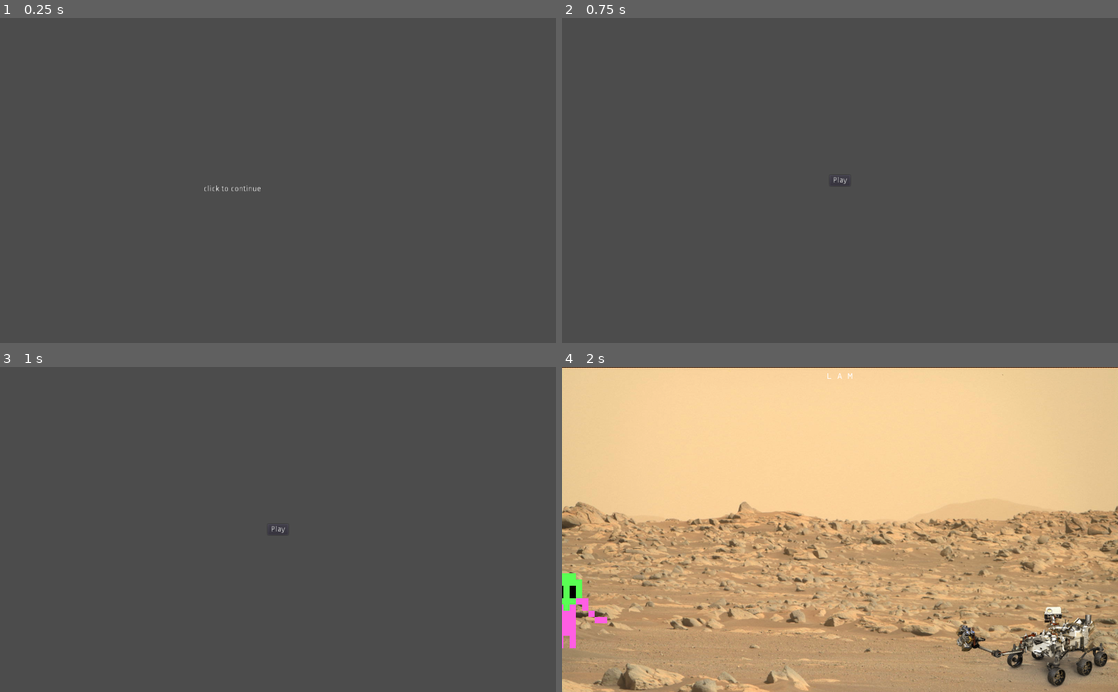
Above: before the commit, frames 1-4 (two rows, left to right).
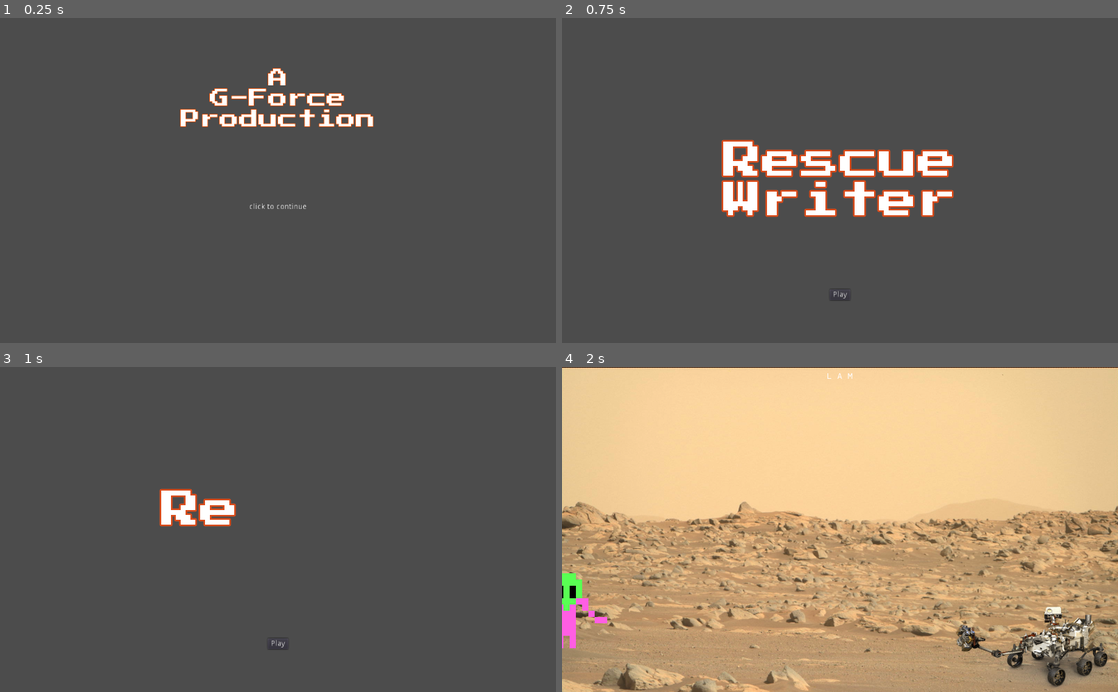
Above: after the commit, the same moments.

Repository: the-g-force/FamJam-February2021
Game: Godot game, scene res://src/SplashScreen.tscn
Two runs of this game, one before a commit and one after it. Both use one fixed random seed, a clock stepped at 60 frames per second and the inputs below.
Inputs (mouse positions are in pixels of both pictures, inside the frame that each line leads up to):
- Up to frame 1 (0.25 s): no input
- Up to frame 2 (0.75 s): tap Enter at 0.5 s; move the mouse to (962, 164) at 0.52 s; click (962, 164) at 0.67 s
- Up to frame 3 (1 s): no input
- Up to frame 4 (2 s): click "Play" at 1.25 s

The runs differ from the first frame. In frame 1, 2.0% of the frame differs, in the area x 32-68%, y 15-59%; in frame 2, 5.8%, in the area x 28-71%, y 37-87%; in frame 3, 1.3%; in frame 4, nothing differs.

Commit message:
Add animation to main menu and update splash screen and readme

Diff:
--- a/project/src/MainMenu.tscn
+++ b/project/src/MainMenu.tscn
@@ -1,15 +1,46 @@
 [gd_scene load_steps=5 format=2]
 
 [ext_resource path="res://src/MainMenu.gd" type="Script" id=1]
-[ext_resource path="res://assets/fonts/PressStart2P-Regular.ttf" type="DynamicFontData" id=2]
+[ext_resource path="res://src/title-text.tres" type="DynamicFont" id=2]
+[ext_resource path="res://assets/music/TypingSegement.wav" type="AudioStream" id=3]
 
 [sub_resource type="Animation" id=1]
 resource_name = "title"
-
-[sub_resource type="DynamicFont" id=2]
-size = 72
-outline_size = 3
-font_data = ExtResource( 2 )
+length = 1.5
+tracks/0/type = "value"
+tracks/0/path = NodePath("Control/Label:percent_visible")
+tracks/0/interp = 1
+tracks/0/loop_wrap = true
+tracks/0/imported = false
+tracks/0/enabled = true
+tracks/0/keys = {
+"times": PoolRealArray( 0.1, 1.1 ),
+"transitions": PoolRealArray( 1, 1 ),
+"update": 0,
+"values": [ 0.0, 1.0 ]
+}
+tracks/1/type = "audio"
+tracks/1/path = NodePath("AudioStreamPlayer")
+tracks/1/interp = 1
+tracks/1/loop_wrap = true
+tracks/1/imported = false
+tracks/1/enabled = true
+tracks/1/keys = {
+"clips": [  ],
+"times": PoolRealArray(  )
+}
+tracks/2/type = "value"
+tracks/2/path = NodePath("AudioStreamPlayer:playing")
+tracks/2/interp = 1
+tracks/2/loop_wrap = true
+tracks/2/imported = false
+tracks/2/enabled = true
+tracks/2/keys = {
+"times": PoolRealArray( 0.1, 1.1 ),
+"transitions": PoolRealArray( 1, 1 ),
+"update": 1,
+"values": [ true, false ]
+}
 
 [node name="MainMenu" type="Control"]
 anchor_right = 1.0
@@ -21,13 +52,13 @@
 
 [node name="Button" type="Button" parent="."]
 anchor_left = 0.5
-anchor_top = 0.5
+anchor_top = 1.0
 anchor_right = 0.5
-anchor_bottom = 0.5
+anchor_bottom = 1.0
 margin_left = -19.0
-margin_top = -10.0
+margin_top = -99.0
 margin_right = 19.0
-margin_bottom = 10.0
+margin_bottom = -79.0
 text = "Play"
 __meta__ = {
 "_edit_use_anchors_": false
@@ -53,15 +84,17 @@
 margin_top = 206.5
 margin_right = 708.0
 margin_bottom = 353.5
-custom_fonts/font = SubResource( 2 )
+custom_fonts/font = ExtResource( 2 )
 custom_colors/font_color = Color( 1, 1, 1, 1 )
 custom_colors/font_outline_modulate = Color( 0.854902, 0.298039, 0.105882, 1 )
 text = "Rescue
 Writer"
 align = 1
 valign = 1
-percent_visible = 0.0
 __meta__ = {
 "_edit_use_anchors_": false
 }
+
+[node name="AudioStreamPlayer" type="AudioStreamPlayer" parent="."]
+stream = ExtResource( 3 )
 [connection signal="pressed" from="Button" to="." method="_on_Button_pressed"]
--- a/project/src/SplashScreen.tscn
+++ b/project/src/SplashScreen.tscn
@@ -1,6 +1,12 @@
-[gd_scene load_steps=2 format=2]
+[gd_scene load_steps=4 format=2]
 
 [ext_resource path="res://src/SplashScreen.gd" type="Script" id=1]
+[ext_resource path="res://assets/fonts/PressStart2P-Regular.ttf" type="DynamicFontData" id=2]
+
+[sub_resource type="DynamicFont" id=1]
+size = 36
+outline_size = 1
+font_data = ExtResource( 2 )
 
 [node name="SplashScreen" type="Control"]
 anchor_right = 1.0
@@ -11,11 +17,34 @@
 }
 
 [node name="Label" type="Label" parent="."]
-margin_left = 374.577
-margin_top = 308.651
-margin_right = 480.577
-margin_bottom = 322.651
+anchor_left = 0.5
+anchor_top = 0.5
+anchor_right = 0.5
+anchor_bottom = 0.5
+margin_left = -53.0
+margin_top = 42.0
+margin_right = 53.0
+margin_bottom = 56.0
 text = "click to continue"
 __meta__ = {
 "_edit_use_anchors_": false
 }
+
+[node name="Label2" type="Label" parent="."]
+anchor_left = 0.5
+anchor_right = 0.5
+margin_left = -360.0
+margin_top = 92.0
+margin_right = 360.0
+margin_bottom = 128.0
+custom_fonts/font = SubResource( 1 )
+custom_colors/font_color = Color( 1, 1, 1, 1 )
+custom_colors/font_outline_modulate = Color( 1, 0.329412, 0, 1 )
+text = "A
+G-Force
+Production"
+align = 1
+valign = 1
+__meta__ = {
+"_edit_use_anchors_": false
+}
--- /dev/null
+++ b/project/src/title-text.tres
@@ -0,0 +1,8 @@
+[gd_resource type="DynamicFont" load_steps=2 format=2]
+
+[ext_resource path="res://assets/fonts/PressStart2P-Regular.ttf" type="DynamicFontData" id=1]
+
+[resource]
+size = 72
+outline_size = 3
+font_data = ExtResource( 1 )
Not shown, added: project/assets/music/TypingSegement.wav.import
Not shown, changed: README.md
Not shown, added: project/assets/music/TypingSegement.wav
